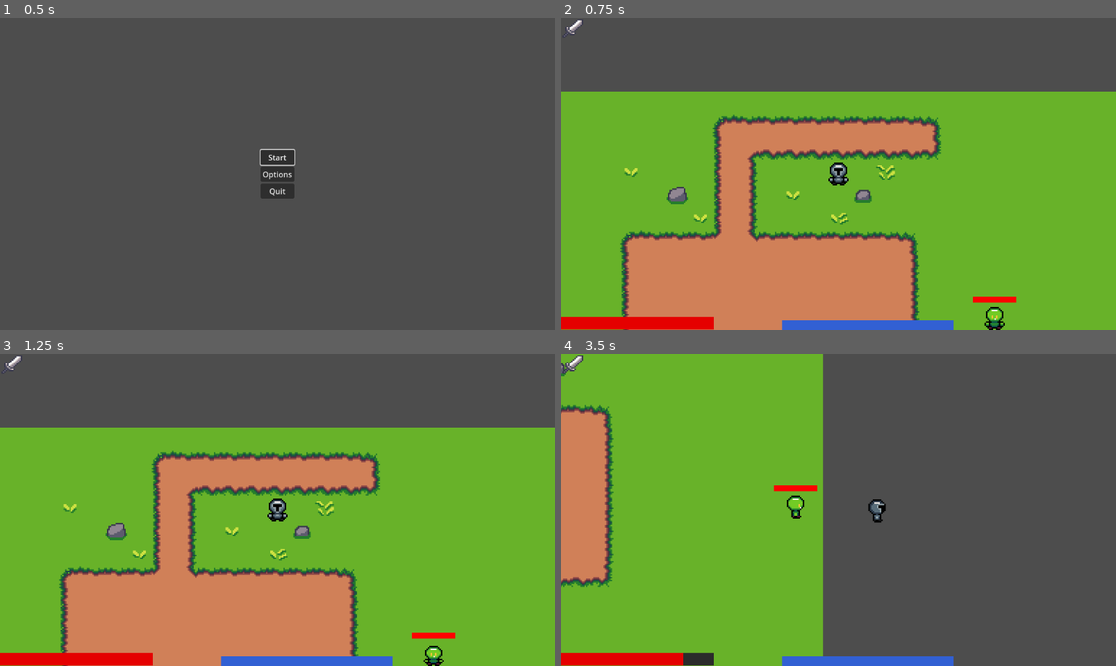
Above: before the commit, frames 1-4 (two rows, left to right).
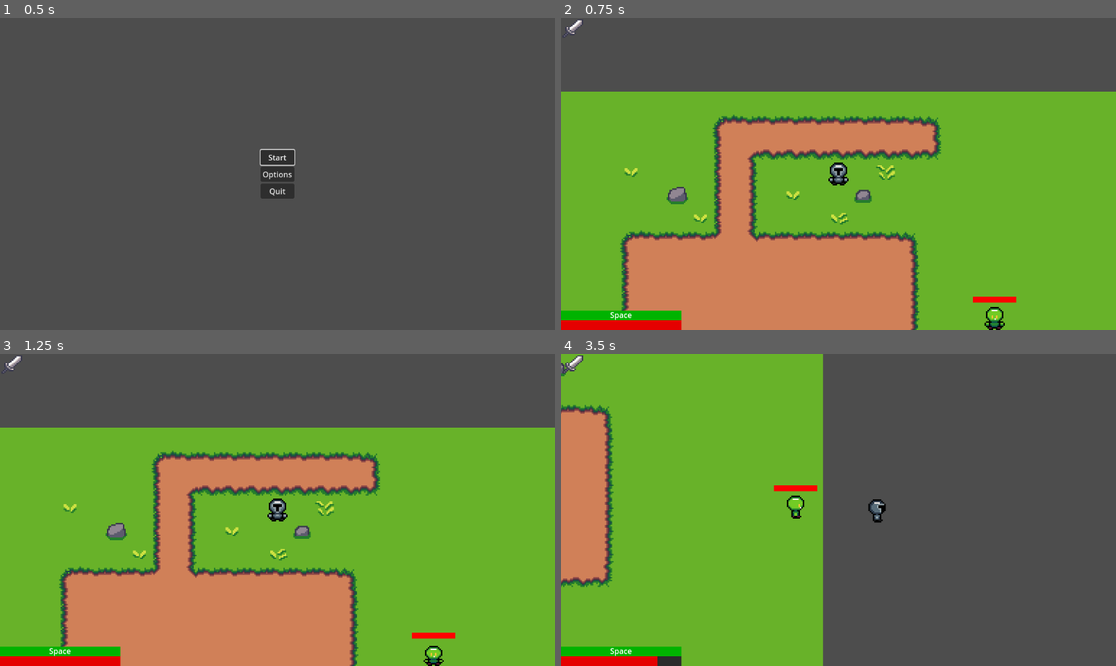
Above: after the commit, the same moments.

Repository: boothe0/CS386GodotProject
Game: Godot game, scene res://scenes/title_screen.tscn
The game is run twice, just before and just after one commit, with the same random seed, the same clock (stepped at 60 frames per second) and the same inputs.
Inputs (mouse positions are in pixels of both pictures, inside the frame that each line leads up to):
- Up to frame 1 (0.5 s): no input
- Up to frame 2 (0.75 s): click "Start" at 0.5 s
- Up to frame 3 (1.25 s): no input
- Up to frame 4 (3.5 s): move the mouse to (960, 494) at 1.27 s; hold D (move_right) 1.28-2.03 s; tap Space (dodge) at 1.35, 2.3, 2.85 s; move the mouse to (727, 525) at 2.02 s; hold S (move_down) 2.03-2.78 s; click (727, 525) at 2.1 s; move the mouse to (894, 441) at 2.77 s; hold D (move_right) from 2.78 s (still down)

Frame 1 is identical in both runs. In frame 2, 1.9% of the frame differs, in the area x 0-71%, y 93-100%; in frame 3, 1.9%; in frame 4, 2.1%.

Commit message:
Added text indicator that fades on cooldown and changed color to green (#30)
* Added text indicator that fades on cooldown and changed color to green

* changed positioning of stamina bar

Diff:
--- a/cs386gameproject/scenes/main_scene.tscn
+++ b/cs386gameproject/scenes/main_scene.tscn
@@ -59,7 +59,7 @@
 draw_center = false
 
 [sub_resource type="StyleBoxFlat" id="StyleBoxFlat_dwgug"]
-bg_color = Color(0.195342, 0.375904, 0.826721, 1)
+bg_color = Color(0, 0.701961, 0, 1)
 
 [sub_resource type="StyleBoxFlat" id="StyleBoxFlat_pomkq"]
 bg_color = Color(0.169245, 0.169245, 0.169245, 1)
@@ -150,15 +150,12 @@
 [node name="PlayerUI" type="CanvasLayer" parent="."]
 
 [node name="StaminaBar" type="ProgressBar" parent="PlayerUI"]
-anchors_preset = 7
-anchor_left = 0.5
+anchors_preset = 2
 anchor_top = 1.0
-anchor_right = 0.5
 anchor_bottom = 1.0
-offset_left = -117.0
-offset_top = -20.0
-offset_right = 239.0
-grow_horizontal = 2
+offset_top = -40.0
+offset_right = 250.0
+offset_bottom = -20.0
 grow_vertical = 0
 theme_override_styles/background = SubResource("StyleBoxFlat_qm72p")
 theme_override_styles/fill = SubResource("StyleBoxFlat_dwgug")
@@ -167,15 +164,25 @@
 show_percentage = false
 script = ExtResource("5_up0xu")
 
+[node name="SpaceBarIndicator" type="Label" parent="PlayerUI/StaminaBar"]
+layout_mode = 1
+anchors_preset = 12
+anchor_top = 1.0
+anchor_right = 1.0
+anchor_bottom = 1.0
+offset_top = -23.0
+grow_horizontal = 2
+grow_vertical = 0
+text = "Space"
+horizontal_alignment = 1
+
 [node name="HealthBar" type="ProgressBar" parent="PlayerUI"]
 anchors_preset = 2
 anchor_top = 1.0
 anchor_bottom = 1.0
-offset_top = -27.0
-offset_right = 8391.0
-offset_bottom = 1194.0
+offset_top = -20.0
+offset_right = 250.0
 grow_vertical = 0
-scale = Vector2(0.0377765, 0.0213199)
 theme_override_styles/background = SubResource("StyleBoxFlat_pomkq")
 theme_override_styles/fill = SubResource("StyleBoxFlat_omlwu")
 max_value = 10.0
--- a/cs386gameproject/scripts/player.gd
+++ b/cs386gameproject/scripts/player.gd
@@ -5,6 +5,8 @@
 @onready var animated_sprite = $AnimatedSprite2D
 @onready var swordIcon = $"../PlayerUI/SwordUI"
 @onready var boltIcon = $"../PlayerUI/BoltUI"
+@onready var spacebar_text = $"../PlayerUI/StaminaBar/SpaceBarIndicator"
+
 @export var health = 5
 # from the stamina_bar script
 @export var dodge_val = 1
@@ -21,7 +23,6 @@
 var current_weapon = WeaponType.SWORD
 var dash_direction = Vector2()
 @onready var heal_potion: Node2D = $HealPotion
-
 # Constants
 const SPEED = 150
 
@@ -216,10 +217,13 @@
 	if dodge_val == 0:
 		can_dodge = false
 		dodge_update.emit()
+		spacebar_text.modulate.a = .5
+
 	# wait for the dodge_timer to run out
 	await dodge_timer.timeout
 	# add back the value to make it reappear
 	dodge_val += 1
 	# update again
 	dodge_update.emit()
+	spacebar_text.modulate.a = 1
 	can_dodge = true
Not shown, added: cs386gameproject/assets/16x16 Magical Forest Asset Pack/Weapons/sword.png.import
Not shown, added: cs386gameproject/assets/Projectiles/Projectiles/bolt1UI.png.import
Not shown: 1 places in cs386gameproject/scenes/main_scene.tscn that only renumber resources
